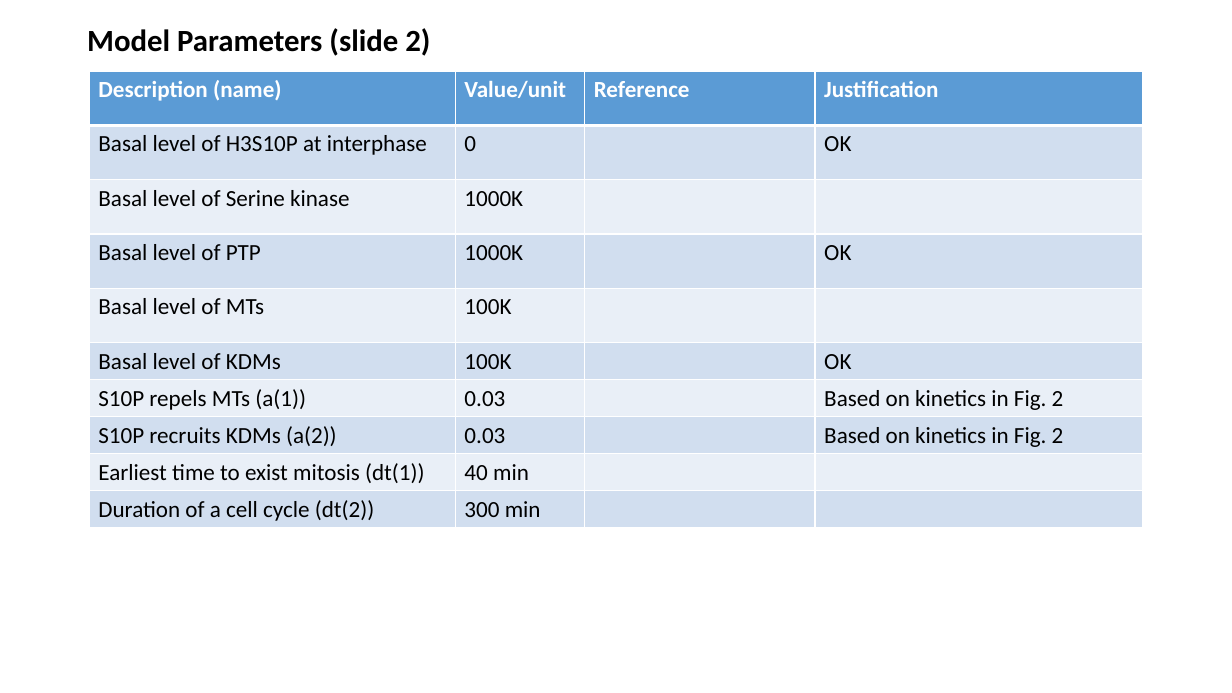
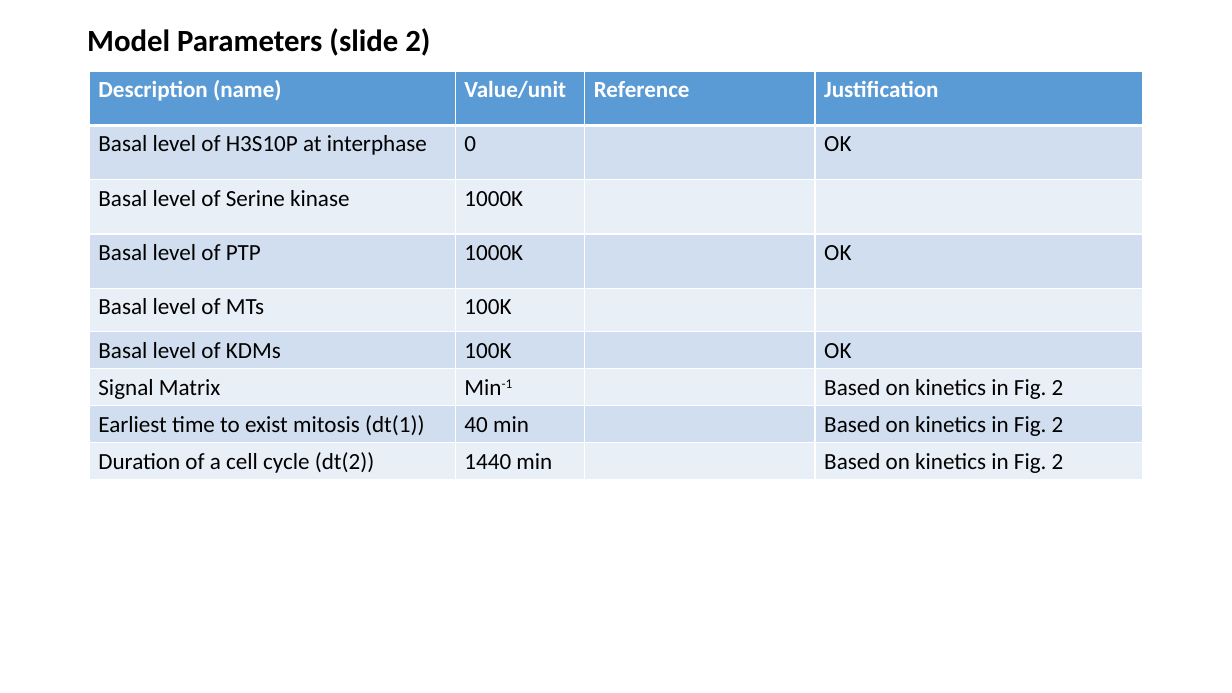
Before and after one commit to lu6007/fluocell, a slide deck: slide 5 of app/model/result_0211_2017.pptx (slide 6 before the commit). Drawn at 1232x693 pixels with LibreOffice and Linux fonts; fonts in the diff are those of the drawing. Boxes give left, top, right and bottom in pixels: in the first picture for what was removed or moved away, otherwise in the second. Text is boxed around its words. In the diff, an @@ line names an element or a change of style, - is before the commit and + after.

```diff
--- a/app/model/result_0211_2017.pptx
+++ b/app/model/result_0211_2017.pptx
@@ table at (x1=90, y1=71, x2=1143, y2=480) @@
-row 7: S10P repels MTs (a(1)) | 0.03 |  | Based on kinetics in Fig. 2
-row 8: S10P recruits KDMs (a(2)) | 0.03 |  | Based on kinetics in Fig. 2
-row 9: Earliest time to exist mitosis (dt(1)) | 40 min |  | 
-row 10: Duration of a cell cycle (dt(2)) | 300 min |  | 
+row 7: Signal Matrix | Min-1 |  | Based on kinetics in Fig. 2
+row 8: Earliest time to exist mitosis (dt(1)) | 40 min |  | Based on kinetics in Fig. 2
+row 9: Duration of a cell cycle (dt(2)) | 1440 min |  | Based on kinetics in Fig. 2
```
Also in this commit, not shown: 7 other slides changed, 1 slide added, 8 other files.
